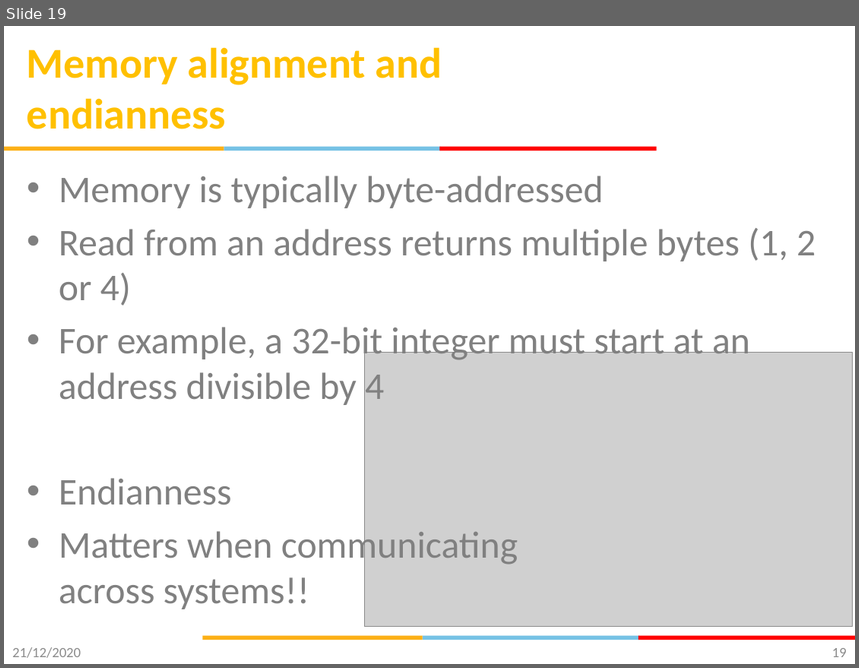
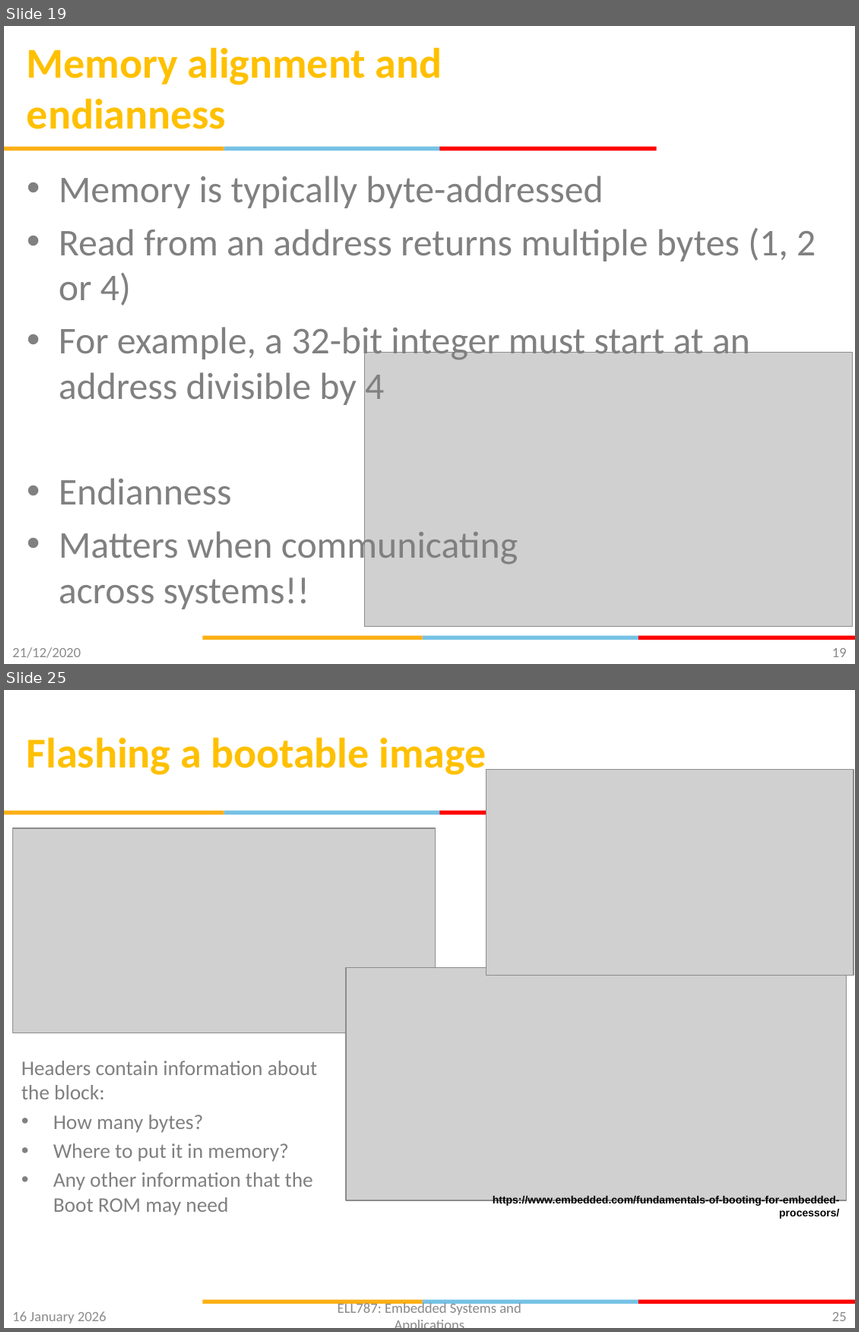
Before and after one commit to gsaurabhr-teaching/csg523-material, a slide deck: Lec-6-8-embedded-fundamentals.pptx. Shown one above the other, each under a label of ours: slide 19 before the commit, slides 19 and 25 after it; the slides between them are not shown. The pictures are 859x668 and 859x1332 pixels, drawn with LibreOffice and Linux fonts; fonts in the diff are those of the drawing; grey boxes stand for pictures; background and template pictures are left out. Boxes give left, top, right and bottom in pixels: in the first picture for what was removed or moved away, otherwise in the second. Text is boxed around its words. In the diff, an @@ line names an element or a change of style, - is before the commit and + after.

Commit message:
embedded fundamentals - added boot sequence, reset and power modes

```diff
--- a/Lec-6-8-embedded-fundamentals.pptx
+++ b/Lec-6-8-embedded-fundamentals.pptx
@@ slide 25 added at <box>4,690,855,1328</box>, background #FFFFFF; not listed: 6 template elements that a slide beside it also shows @@
@@ title added at <box>27,737,487,777</box>, 36 pt, text #FFC000, bold @@
+Flashing a bootable image
@@ picture added at <box>487,769,854,975</box> @@
@@ picture added at <box>12,829,436,1033</box> @@
@@ picture added at <box>346,967,847,1201</box> @@
@@ text added at <box>21,1061,317,1216</box>, 17.6 pt, text #808080 @@
+Headers contain information about the block:
+• How many bytes?
+• Where to put it in memory?
+• Any other information that the Boot ROM may need
@@ text added at <box>493,1196,840,1219</box>, 9 pt, text #000000, bold @@
+https://www.embedded.com/fundamentals-of-booting-for-embedded-processors/
@@ text added at <box>338,1302,522,1315</box>, 12 pt, text #898989 @@
+ELL787: Embedded Systems and Applications
@@ text added at <box>12,1312,107,1324</box>, 12 pt, text #8C8C8C @@
+16 January 2026
@@ page number added at <box>832,1312,847,1322</box>, 12 pt, text #898989 @@
+25
```
Also in this commit, not shown: 2 slides changed, 8 other slides added.
